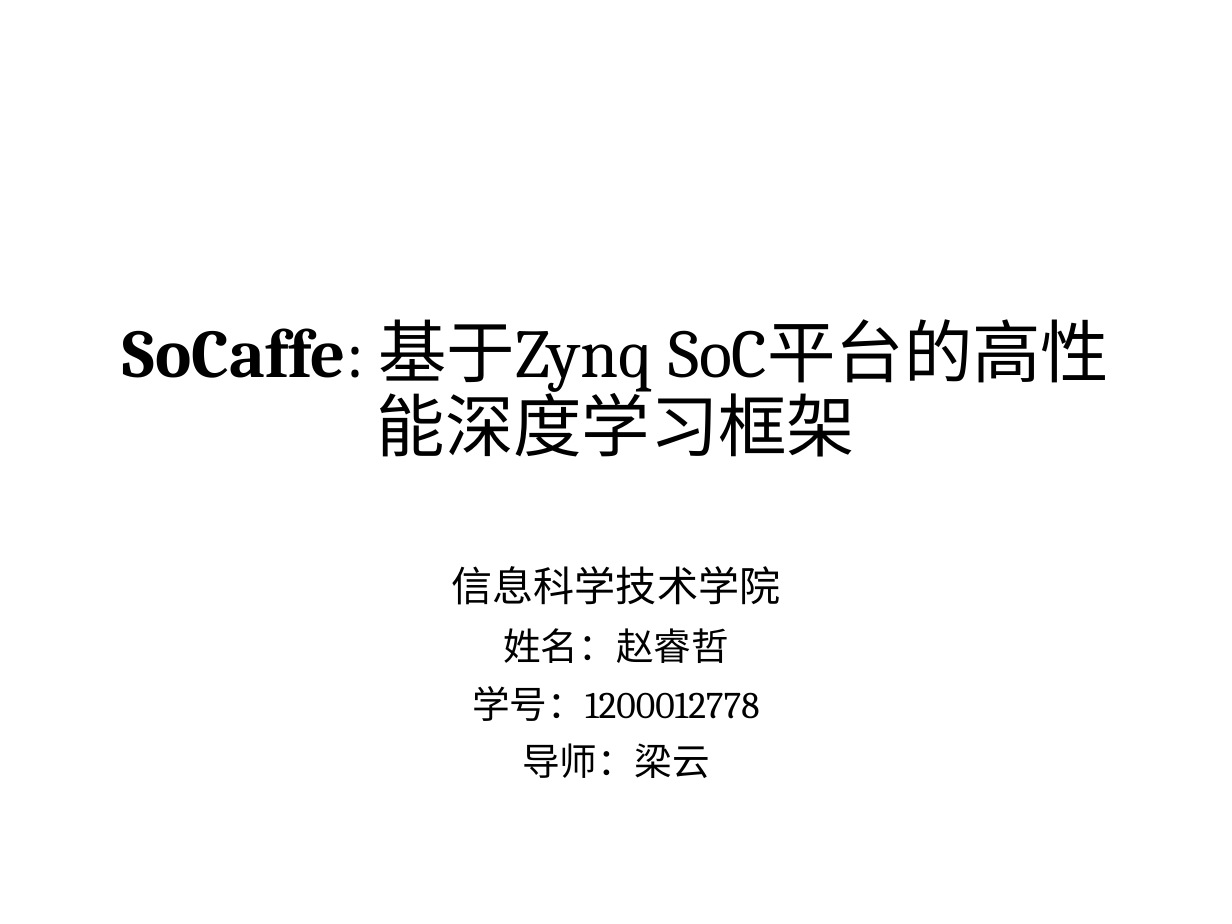
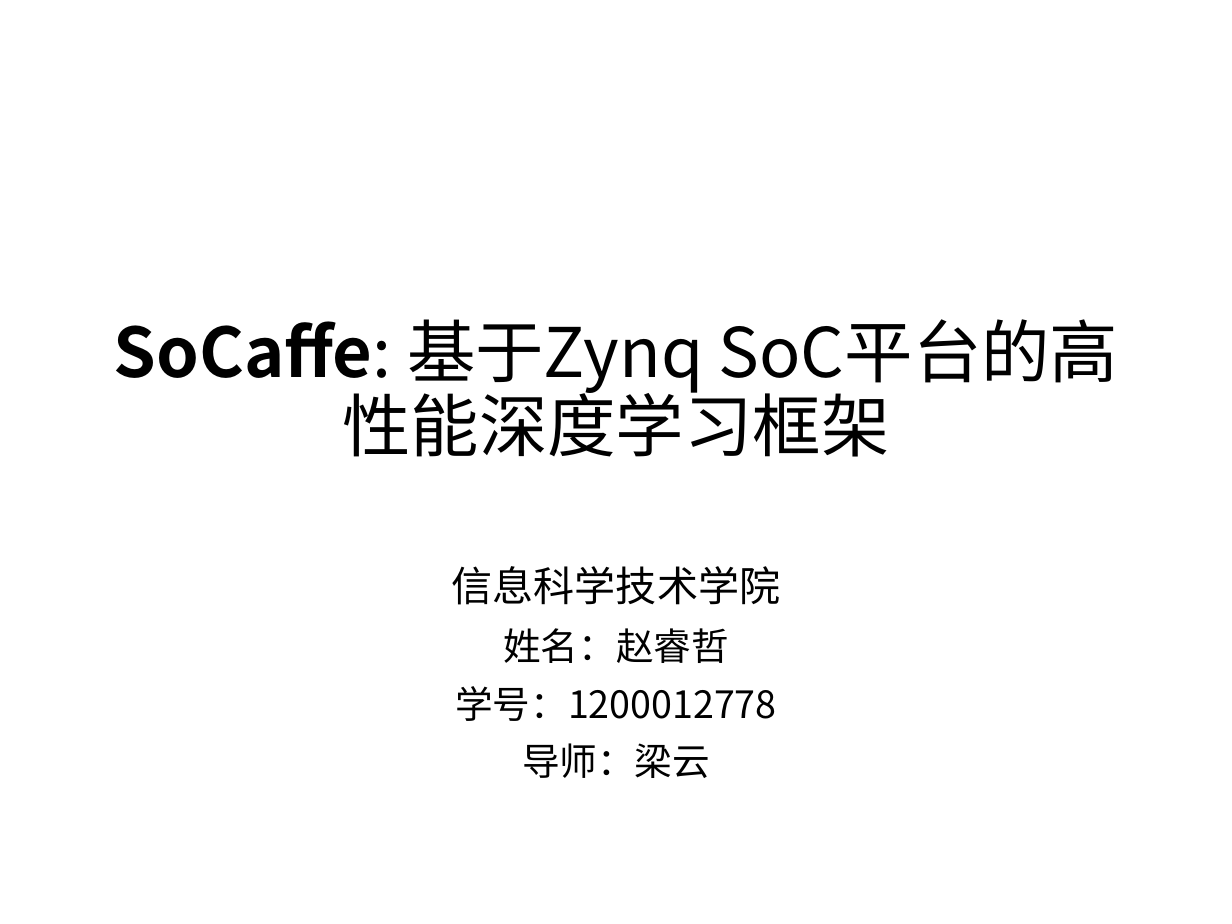
Before and after one commit to kumasento/thesis-tex, a slide deck: slide 1 of 答辩PPT.pptx. Drawn at 1232x924 pixels with LibreOffice and Linux fonts; fonts in the diff are those of the drawing. Boxes give left, top, right and bottom in pixels: in the first picture for what was removed or moved away, otherwise in the second. Text is boxed around its words. In the diff, an @@ line names an element or a change of style, - is before the commit and + after.

```diff
--- a/答辩PPT.pptx
+++ b/答辩PPT.pptx
@@ title "SoCaffe: 基于Zynq SoC平台的高性能深度学习框架" at <box>114,319,703,395</box>: font Cambria to Noto Sans CJK SC @@
@@ subtitle "信息科学技术学院" at <box>452,566,781,778</box>: font Cambria to Noto Sans CJK SC @@
```
Also in this commit, not shown: 8 other slides changed, 1 slide added, 3 other files.
